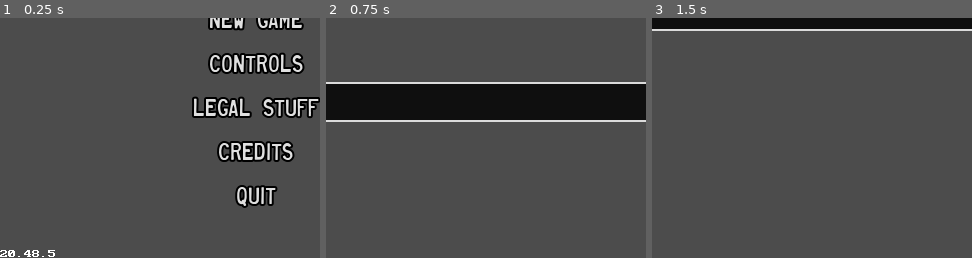
Above: before the commit, frames 1-3 (left to right).
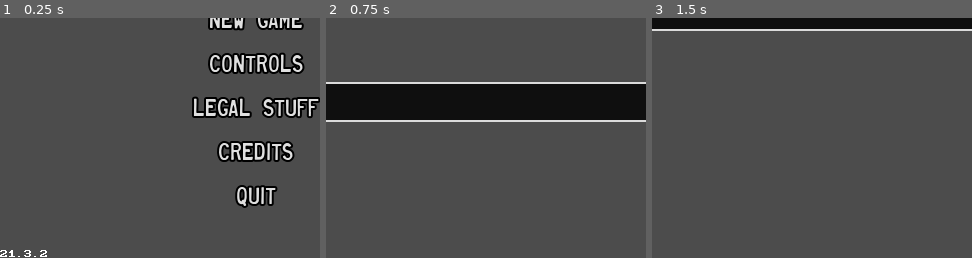
Above: after the commit, the same moments.

Repository: swashdev/minigame-madness
Game: Godot game, scene res://master/scenes/master.tscn
Same seed, same stepped clock (60 frames per second), same inputs: the game is played once before the commit and once after it.
Inputs (mouse positions are % of the whole screen's width and height, from its top left):
- Up to frame 1 (0.25 s): no input
- Up to frame 2 (0.75 s): click "New Game" at 0.5 s
- Up to frame 3 (1.5 s): tap Enter at 1.25 s; move the mouse to (72, 45) at 1.27 s; hold Right (move_right) from 1.28 s (still down); hold Space (action) from 1.28 s (still down)
The pictures show only the part of the screen within x 10-60%, y 50-100%; the shares and areas given below are measured in that part.

The runs differ from the first frame. In frame 1, 0.2% of the frame differs, in the area x 2-18%, y 96-100%; in frame 2, nothing differs; in frame 3, nothing differs.

Commit message:
[MASTER] update the version number to 21.3.2

Diff:
--- a/master/scenes/master.tscn
+++ b/master/scenes/master.tscn
@@ -7,9 +7,9 @@
 
 [node name="Master" type="Node"]
 script = ExtResource( 2 )
-_version_year = 20
-_version_week = 48
-_version_day = 5
+_version_year = 21
+_version_week = 3
+_version_day = 2
 
 [node name="Main" parent="." instance=ExtResource( 1 )]
 
